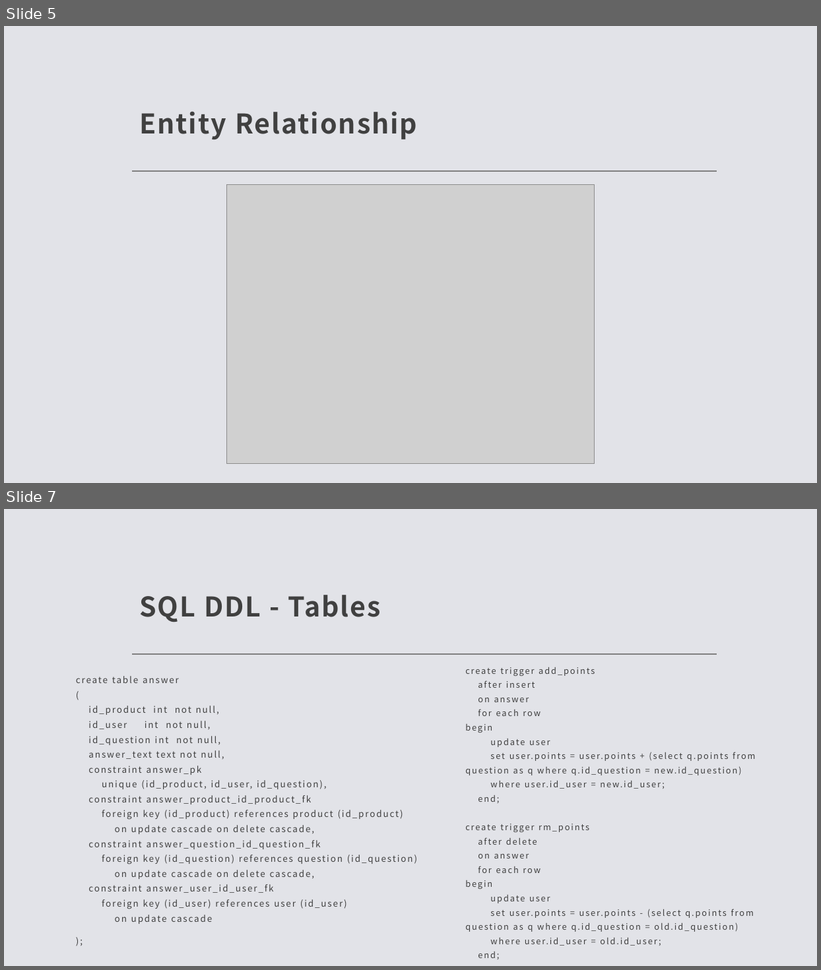
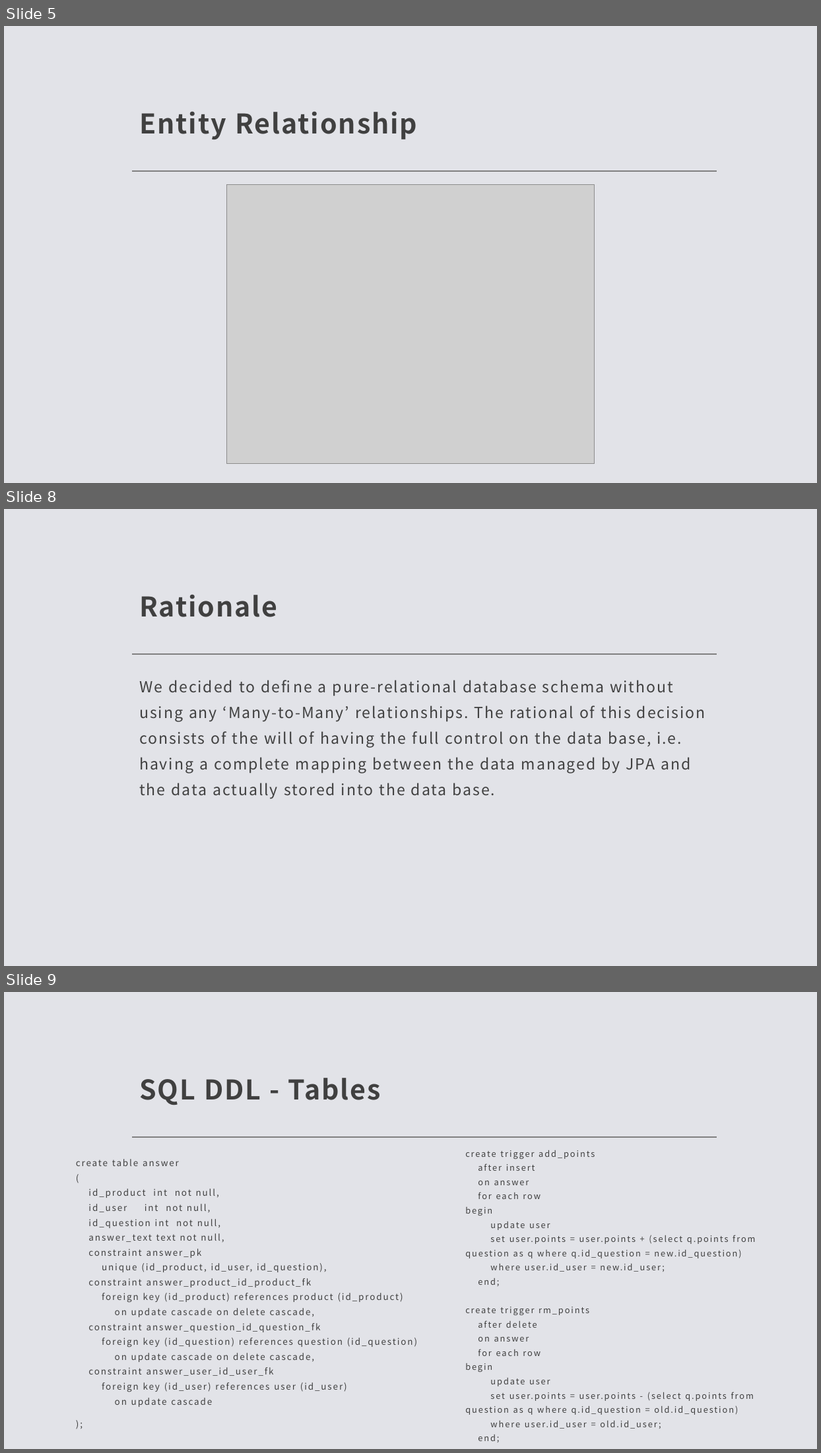
Before and after one commit to FPuoti255/GamifiedMarket, a slide deck: src/main/resources/PPTX/Gamified Market.pptx. Shown one above the other, each under a label of ours: slides 5 and 7 before the commit, slides 5, 8 and 9 after it; the slides between them are not shown. The pictures are 821x970 and 821x1453 pixels, drawn with LibreOffice and Linux fonts; fonts in the diff are those of the drawing; grey boxes stand for pictures. Boxes give left, top, right and bottom in pixels: in the first picture for what was removed or moved away, otherwise in the second. Text is boxed around its words. In the diff, an @@ line names an element or a change of style, - is before the commit and + after.

```diff
--- a/src/main/resources/PPTX/Gamified Market.pptx
+++ b/src/main/resources/PPTX/Gamified Market.pptx
@@ slide 8 added at [4, 509, 817, 966], background #E2E3E8; not listed: 1 template element that a slide beside it also shows @@
@@ title added at [139, 594, 277, 617], 32 pt, text #404040, bold @@
+Rationale
@@ text added at [139, 680, 706, 799], 18 pt, text #404040 @@
+We decided to define a pure-relational database schema without using any ‘Many-to-Many’ relationships. The rational of this decision consists of the will of having the full control on the data base, i.e. having a complete mapping between the data managed by JPA and the data actually stored into the data base.
@@ what was slide 7 is now slide 9 @@
```
Also in this commit, not shown: 1 slide changed, 3 other slides added, 1 slide removed.
